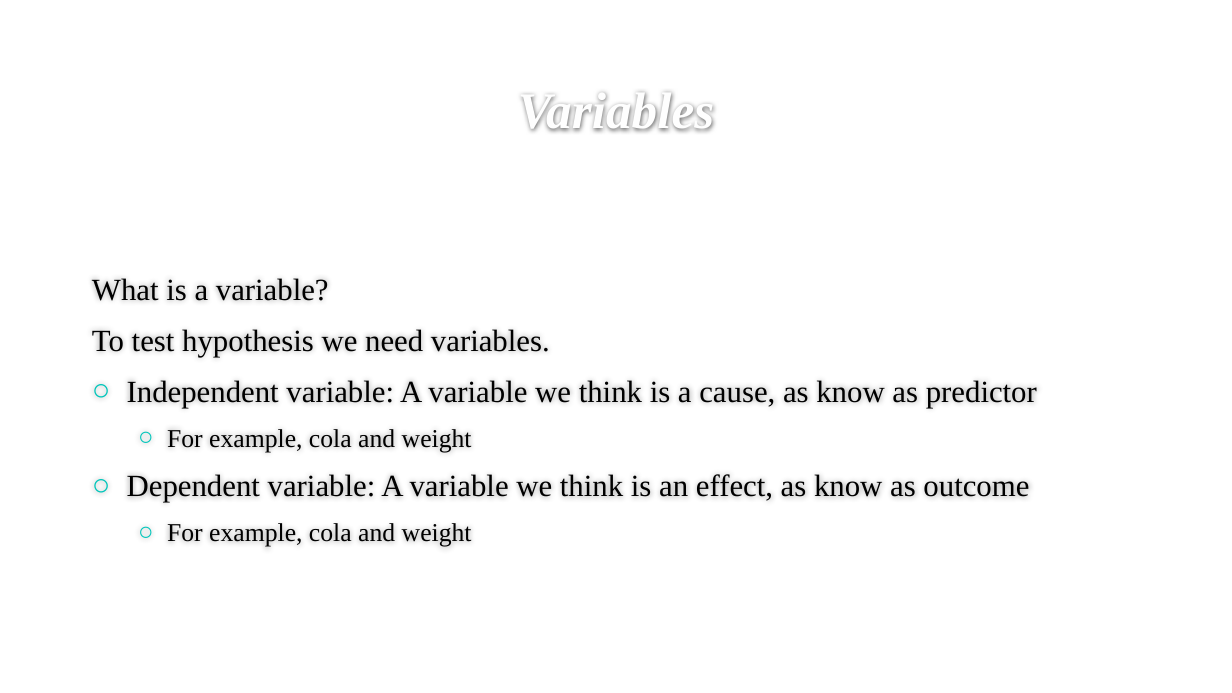
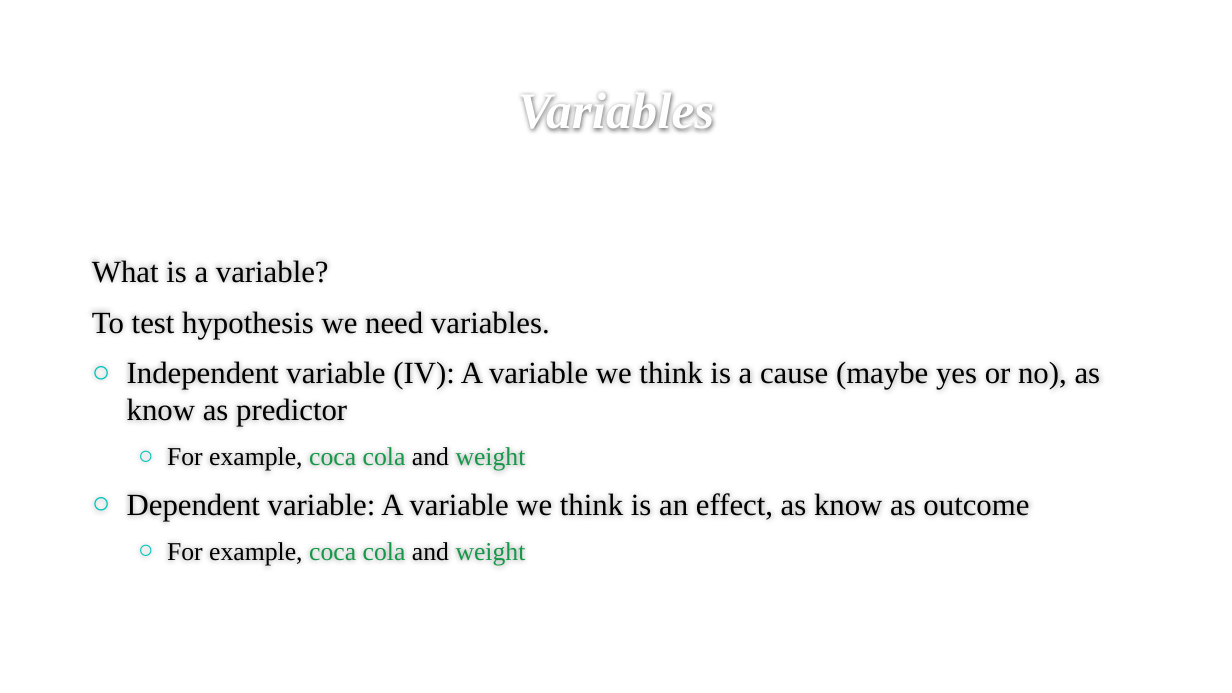
Before and after one commit to melhzy/data_analytics, a slide deck: slide 14 of Week1_Simple_Effect/Week 1 Simple effect.pptx. Drawn at 1232x693 pixels with LibreOffice and Linux fonts; fonts in the diff are those of the drawing; background and template pictures are left out. Boxes give left, top, right and bottom in pixels: in the first picture for what was removed or moved away, otherwise in the second. Text is boxed around its words. In the diff, an @@ line names an element or a change of style, - is before the commit and + after.

```diff
--- a/Week1_Simple_Effect/Week 1 Simple effect.pptx
+++ b/Week1_Simple_Effect/Week 1 Simple effect.pptx
@@ text at (127,361,1101,471): text changed @@
-○ Independent variable: A variable we think is a cause, as know as predictor
-  ○ For example, cola and weight
+○ Independent variable (IV): A variable we think is a cause (maybe yes or no), as know as predictor
+  ○ For example, coca cola and weight
@@ text at (167,542,526,565): text changed @@
-  ○ For example, cola and weight
+  ○ For example, coca cola and weight
```
Also in this commit, not shown: 13 other slides changed, 4 other files.
